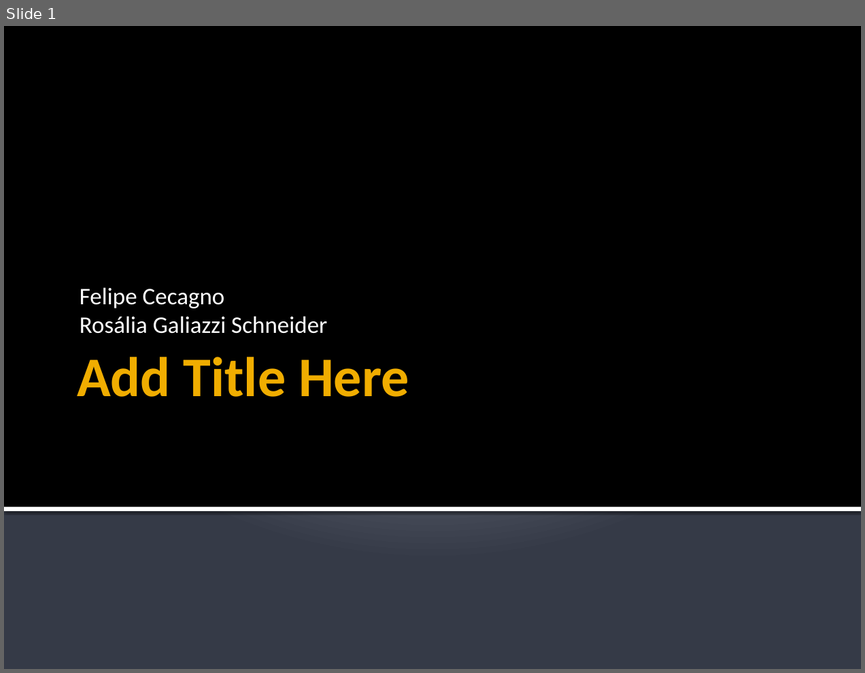
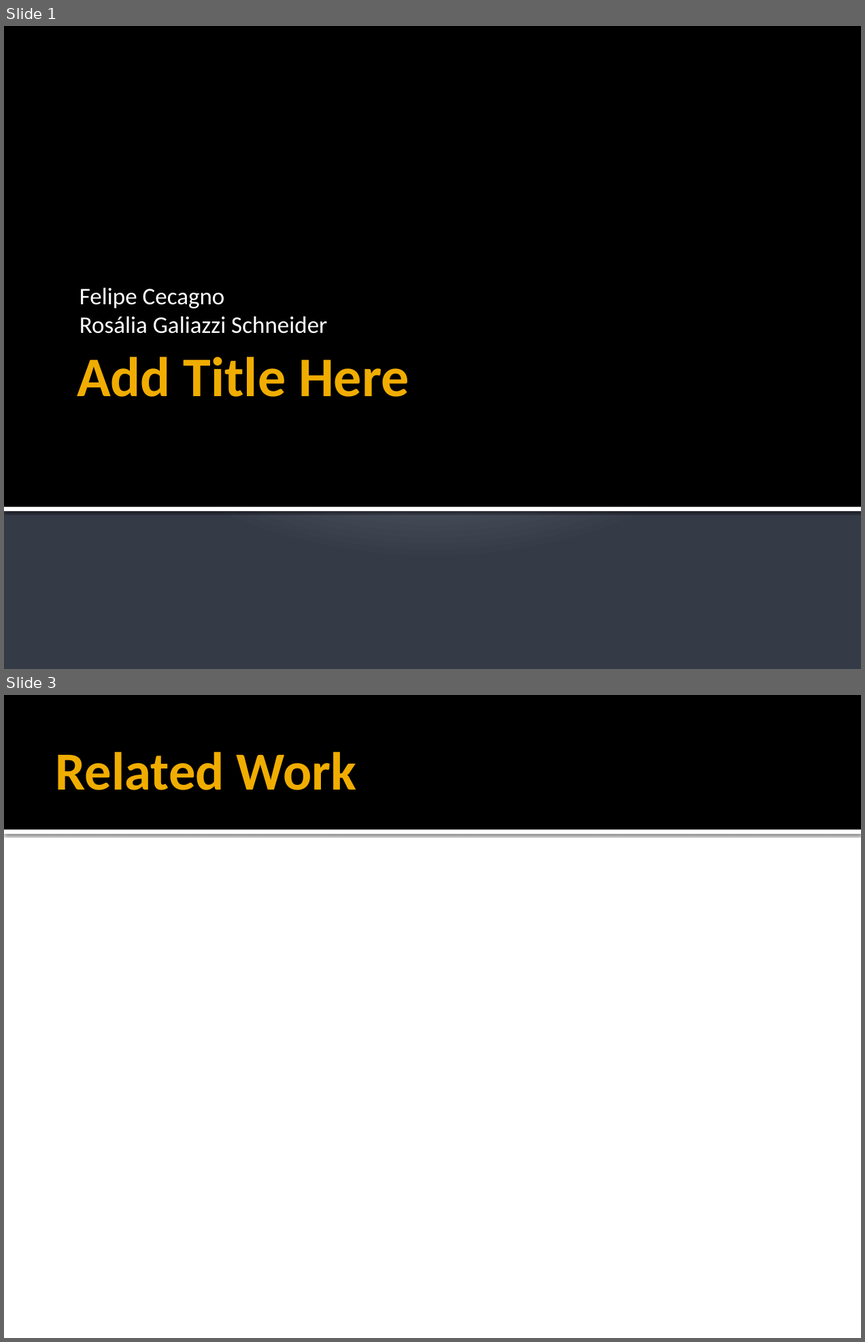
Before and after one commit to fcecagno/epsilon-video-player, a slide deck: Docs/TrabFinal.pptx. Shown one above the other, each under a label of ours: slide 1 before the commit, slides 1 and 3 after it; the slides between them are not shown. The pictures are 865x673 and 865x1342 pixels, drawn with LibreOffice and Linux fonts; fonts in the diff are those of the drawing. Boxes give left, top, right and bottom in pixels: in the first picture for what was removed or moved away, otherwise in the second. Text is boxed around its words. In the diff, an @@ line names an element or a change of style, - is before the commit and + after.

```diff
--- a/Docs/TrabFinal.pptx
+++ b/Docs/TrabFinal.pptx
@@ slide 3 added at [4,695,861,1338], background #FFFFFF @@
@@ rectangle added at [4,695,861,830], fill #000000 @@
@@ title added at [56,751,356,790], 45 pt, text #F0AD00, bold @@
+Related Work
@@ rectangle added at [4,830,861,834], fill #FFFFFF @@
```
Also in this commit, not shown: 7 other slides added, 1 slide removed, 25 other files.
